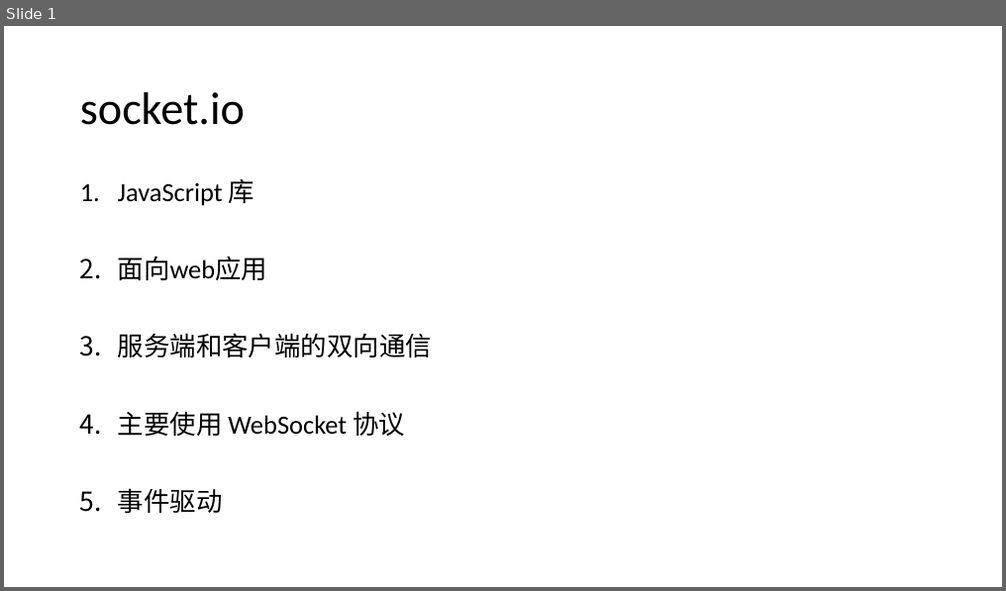
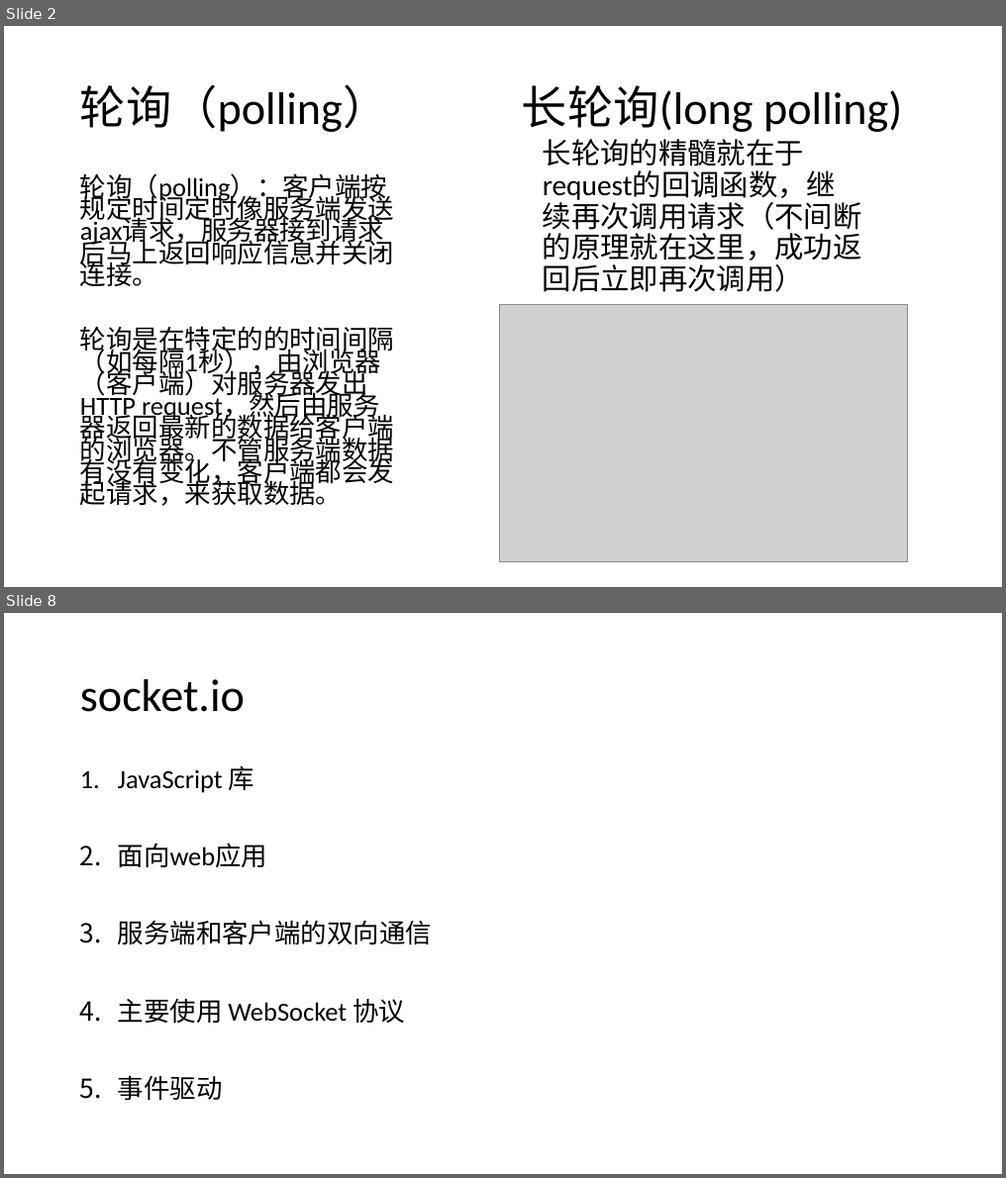
Before and after one commit to admiral20/socket.io, a slide deck: webSocket && socket.io.pptx. Shown one above the other, each under a label of ours: slide 1 before the commit, slides 2 and 8 after it; the slides between them are not shown. The pictures are 1006x591 and 1006x1178 pixels, drawn with LibreOffice and Linux fonts; fonts in the diff are those of the drawing; grey boxes stand for pictures. Boxes give left, top, right and bottom in pixels: in the first picture for what was removed or moved away, otherwise in the second. Text is boxed around its words. In the diff, an @@ line names an element or a change of style, - is before the commit and + after.

```diff
--- a/webSocket && socket.io.pptx
+++ b/webSocket && socket.io.pptx
@@ slide 2 added at [4,26,1002,587], background #FFFFFF @@
@@ title added at [80,84,902,132], 44 pt, text #000000 @@
+轮询（polling） 长轮询(long polling)
@@ text added at [543,139,862,292], 28 pt, text #000000 @@
+长轮询的精髓就在于request的回调函数，继续再次调用请求（不间断的原理就在这里，成功返回后立即再次调用）
@@ text added at [80,174,395,506], 25.2 pt, text #000000 @@
+轮询（polling）：客户端按规定时间定时像服务端发送ajax请求，服务器接到请求后马上返回响应信息并关闭连接。
+轮询是在特定的的时间间隔（如每隔1秒），由浏览器（客户端）对服务器发出HTTP request，然后由服务器返回最新的数据给客户端的浏览器。不管服务端数据有没有变化，客户端都会发起请求，来获取数据。
@@ picture added at [500,304,908,563] @@
@@ what was slide 1 is now slide 8 @@
```
Also in this commit, not shown: 6 other slides added.
